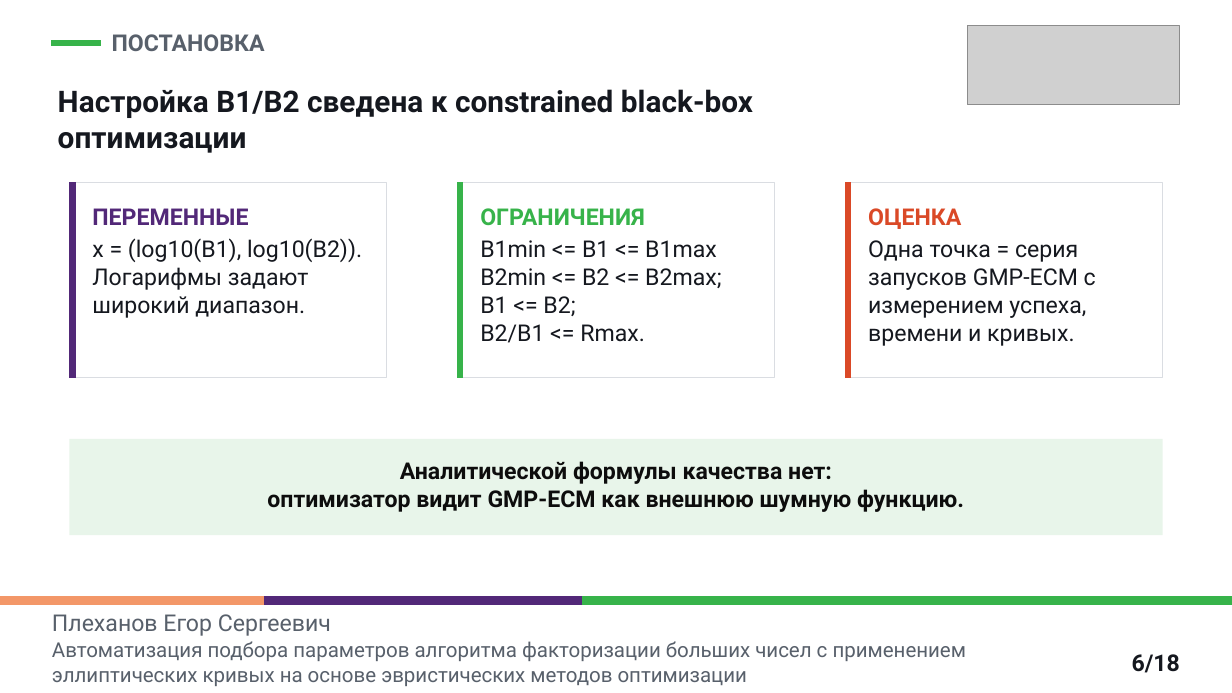
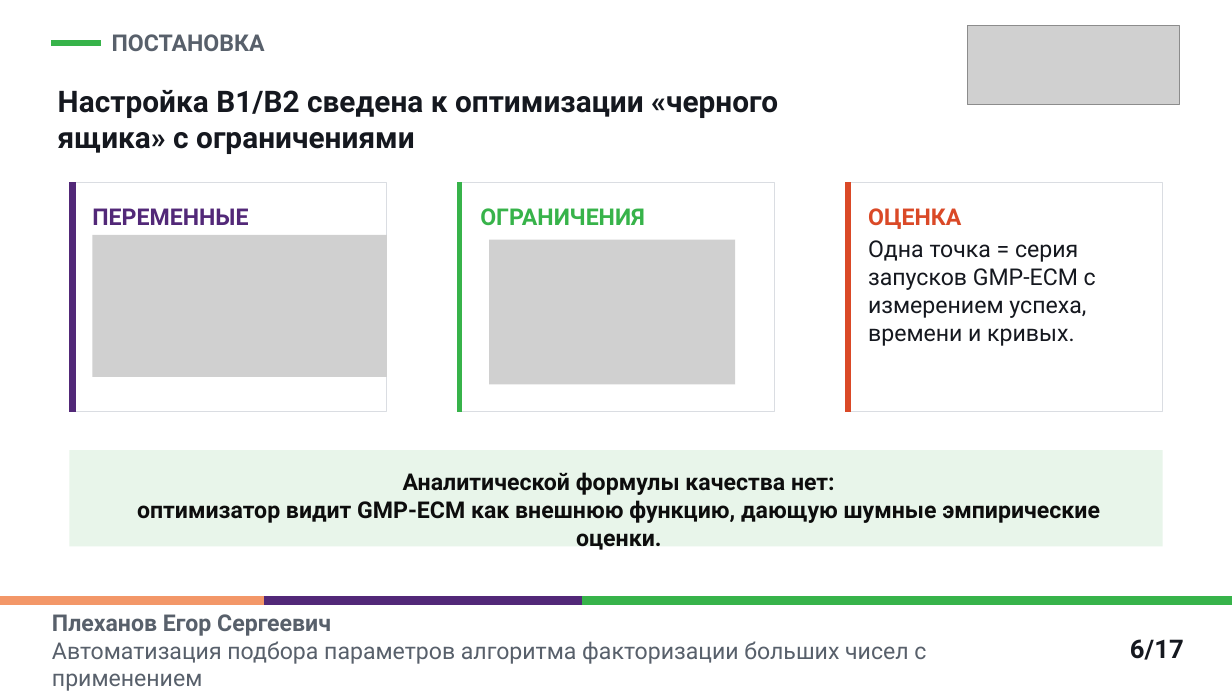
Before and after one commit to EgorPlehanov/ecm-evolutionary-optimization, a slide deck: slide 6 of REPORTS/06_thesis_defense_presentation/Plekhanov_thesis_defense_ECM_parameter_optimization_polytech.pptx. Drawn at 1232x693 pixels with LibreOffice and Linux fonts; fonts in the diff are those of the drawing; grey boxes stand for pictures. Boxes give left, top, right and bottom in pixels: in the first picture for what was removed or moved away, otherwise in the second. Text is boxed around its words. In the diff, an @@ line names an element or a change of style, - is before the commit and + after.

```diff
--- a/REPORTS/06_thesis_defense_presentation/Plekhanov_thesis_defense_ECM_parameter_optimization_polytech.pptx
+++ b/REPORTS/06_thesis_defense_presentation/Plekhanov_thesis_defense_ECM_parameter_optimization_polytech.pptx
@@ text at (58,90,778,154): text changed @@
-Настройка B1/B2 сведена к constrained black-box оптимизации
+Настройка B1/B2 сведена к оптимизации «черного ящика» с ограничениями
@@ rectangle: place and size @@
-rectangle at (69,183,387,377)
+rectangle at (69,183,387,412)
@@ rectangle: place and size @@
-rectangle at (69,183,75,377)
+rectangle at (69,183,75,412)
@@ rectangle: place and size @@
-rectangle at (457,183,775,377)
+rectangle at (457,183,775,412)
@@ rectangle: place and size @@
-rectangle at (457,183,463,377)
+rectangle at (457,183,462,412)
@@ rectangle: place and size @@
-rectangle at (846,183,1164,377)
+rectangle at (846,183,1164,412)
@@ rectangle: place and size @@
-rectangle at (846,183,851,377)
+rectangle at (846,183,851,412)
@@ text removed at (92,238,362,318) @@
-x = (log10(B1), log10(B2)). Логарифмы задают широкий диапазон.
@@ picture added at (92,235,387,377) @@
@@ picture added at (489,239,735,384) @@
@@ text removed at (480,240,722,343) @@
-B1min <= B1 <= B1max
-B2min <= B2 <= B2max;
-B1 <= B2;
-B2/B1 <= Rmax.
@@ rectangle: place and size @@
-rectangle at (69,439,1163,535)
+rectangle at (69,450,1163,546)
@@ text "Аналитической формулы качества нет:": place and size @@
-text "Аналитической формулы качества нет:" at (267,461,964,512)
+text "Аналитической формулы качества нет:" at (137,472,1100,523)
@@ text at (137,500,1100,523): text changed @@
-оптимизатор видит GMP-ECM как внешнюю шумную функцию.
+оптимизатор видит GMP-ECM как внешнюю функцию, дающую шумные эмпирические оценки.
@@ rectangle removed at (0,597,1232,693) @@
@@ text at (52,614,331,636): paragraph added @@
+Плеханов Егор Сергеевич
@@ text "Плеханов Егор Сергеевич": place and size @@
-text "Плеханов Егор Сергеевич" at (52,641,967,686)
+text "Плеханов Егор Сергеевич" at (52,614,926,691)
@@ text removed at (52,614,331,636) @@
-Плеханов Егор Сергеевич
@@ text at (52,641,926,691): size 16 to 18 pt in "Автоматизация подбора параметров алгоритма факторизации боль ...", "эллиптических кривых на основе эвристических методов оптимиз ..." @@
@@ page number at (1130,639,1184,660): text changed; size 18 to 20 pt @@
-6/18
+6/17
```
Also in this commit, not shown: 15 other slides changed, 1 slide removed, 1 other file.
